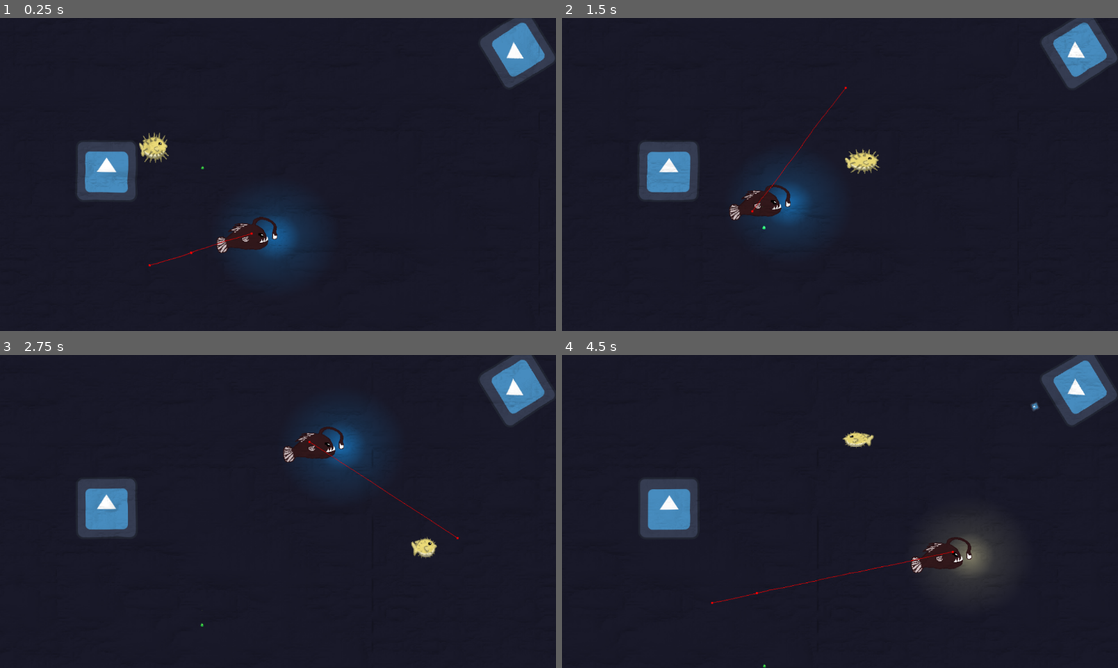
Above: before the commit, frames 1-4 (two rows, left to right).
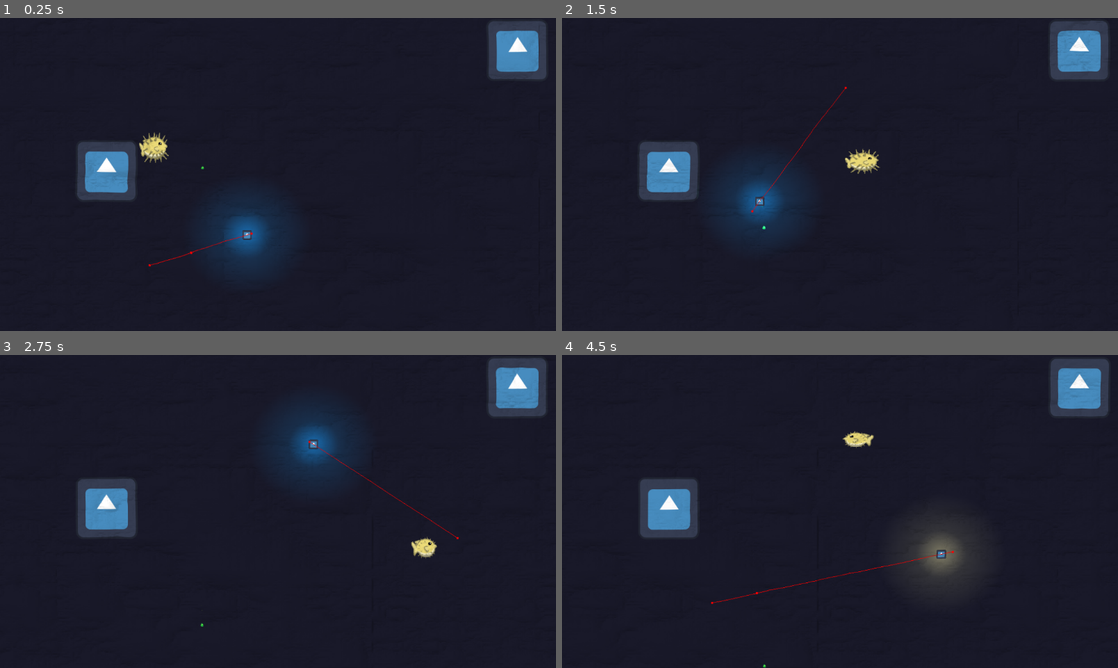
Above: after the commit, the same moments.

Repository: Chestrade/pixel-jam-2024
Game: Godot game, scene res://Scenes/Test Levels/AnglerFish Gym.tscn
The game is run twice, just before and just after one commit, with the same random seed, the same clock (stepped at 60 frames per second) and the same inputs. The engine's default icon, where the game draws it, is replaced by a stand-in: a white triangle on a blue panel in a dark square.
Inputs:
- Up to frame 1 (0.25 s): no input
- Up to frame 2 (1.5 s): hold Right (swim_right) 0.53-1.28 s; hold Space (inflate) 0.53-1.28 s; hold Down (swim_down) from 1.28 s (still down); tap Shift (dash) at 1.35 s
- Up to frame 3 (2.75 s): tap Space (inflate) at 1.55 s; release Down (swim_down) at 2.03 s; hold Right (swim_right) from 2.03 s (still down); hold Space (inflate) from 2.03 s (still down)
- Up to frame 4 (4.5 s): release Right (swim_right) at 2.78 s; release Space (inflate) at 2.78 s; hold W (swim_up) 2.78-3.53 s; tap J at 2.85 s; tap Space (inflate) at 3.05 s; hold Space (inflate) 3.53-4.28 s; hold Left (swim_left) from 3.53 s (still down); tap Shift (dash) at 4.35 s

The runs differ from the first frame. In frame 1, 2.6% of the frame differs, in the area x 37-100%, y 0-77%; in frame 2, 2.6%, in the area x 28-100%, y 0-67%; in frame 3, 2.6%; in frame 4, 2.3%.

Commit message:
Fixed bugs - Player can't pickup trash - Anglerfish not following player Added player trash drop function

Diff:
--- a/Characters/angler_fish.tscn
+++ b/Characters/angler_fish.tscn
@@ -1,15 +1,15 @@
 [gd_scene load_steps=9 format=3 uid="uid://cj1nptspt5q4w"]
 
 [ext_resource type="Script" path="res://Scripts/angler_fish.gd" id="1_kr2uu"]
-[ext_resource type="Texture2D" uid="uid://cu6xow2dlc7jf" path="res://Art/anglerfish.png" id="2_k8vfb"]
+[ext_resource type="Texture2D" uid="uid://d0egbrasmuxvw" path="res://icon.svg" id="1_r77o7"]
 
-[sub_resource type="CapsuleShape2D" id="CapsuleShape2D_72r7d"]
-radius = 27.7574
-height = 67.5414
+[sub_resource type="CircleShape2D" id="CircleShape2D_oq4ku"]
 
-[sub_resource type="CapsuleShape2D" id="CapsuleShape2D_ykj82"]
-radius = 3.9829
-height = 12.1334
+[sub_resource type="CircleShape2D" id="CircleShape2D_xillh"]
+radius = 30.0167
+
+[sub_resource type="CircleShape2D" id="CircleShape2D_igk2u"]
+radius = 106.019
 
 [sub_resource type="Gradient" id="Gradient_gpshb"]
 offsets = PackedFloat32Array(0, 0.387755, 1)
@@ -22,13 +22,11 @@
 fill_from = Vector2(0.5, 0.5)
 fill_to = Vector2(1, 0.5)
 
-[sub_resource type="CircleShape2D" id="CircleShape2D_xillh"]
-radius = 127.865
-
-[sub_resource type="CircleShape2D" id="CircleShape2D_igk2u"]
-radius = 189.108
+[sub_resource type="CircleShape2D" id="CircleShape2D_a1d40"]
+radius = 17.0
 
 [node name="Angler Fish" type="CharacterBody2D" node_paths=PackedStringArray("nav_agent", "markers")]
+collision_layer = 4
 collision_mask = 7
 motion_mode = 1
 script = ExtResource("1_kr2uu")
@@ -38,13 +36,11 @@
 
 [node name="Sprite" type="Sprite2D" parent="."]
 light_mask = 0
-texture = ExtResource("2_k8vfb")
+scale = Vector2(0.151858, 0.151858)
+texture = ExtResource("1_r77o7")
 
 [node name="CollisionShape2D" type="CollisionShape2D" parent="."]
-position = Vector2(4.09476, 5.03968)
-rotation = 1.5708
-shape = SubResource("CapsuleShape2D_72r7d")
-debug_color = Color(0.556709, 0.226465, 0.229086, 0.42)
+shape = SubResource("CircleShape2D_oq4ku")
 
 [node name="AnglerFishAnimationPlayer" type="AnimationPlayer" parent="."]
 
@@ -57,20 +53,29 @@
 wait_time = 0.1
 autostart = true
 
-[node name="Trash Pickup" type="Node2D" parent="."]
+[node name="Agro Range" type="Node2D" parent="."]
 
-[node name="Trash Pickup Area" type="Area2D" parent="Trash Pickup"]
+[node name="AgroRange" type="Area2D" parent="Agro Range"]
+collision_layer = 4
+collision_mask = 2
 
-[node name="CollisionShape2D" type="CollisionShape2D" parent="Trash Pickup/Trash Pickup Area"]
-position = Vector2(0, 1)
-rotation = 1.5708
-shape = SubResource("CapsuleShape2D_ykj82")
-debug_color = Color(0, 0.643137, 0, 0.419608)
+[node name="CollisionShape2D" type="CollisionShape2D" parent="Agro Range/AgroRange"]
+shape = SubResource("CircleShape2D_xillh")
+debug_color = Color(1, 0.00518643, 0.0615661, 0.42)
+
+[node name="DeAgro Range" type="Area2D" parent="Agro Range"]
+scale = Vector2(1.02113, 1.07926)
+collision_layer = 4
+collision_mask = 2
+
+[node name="CollisionShape2D" type="CollisionShape2D" parent="Agro Range/DeAgro Range"]
+visible = false
+shape = SubResource("CircleShape2D_igk2u")
+debug_color = Color(0.511034, 0.608367, 1, 0.42)
 
 [node name="Light" type="Node2D" parent="."]
 
 [node name="HeadLight" type="PointLight2D" parent="Light"]
-position = Vector2(58.0574, 4.22655)
 scale = Vector2(4.30062, 4.0345)
 energy = 8.0
 shadow_enabled = true
@@ -79,29 +84,17 @@
 [node name="LightTimer" type="Timer" parent="Light"]
 wait_time = 0.1
 
-[node name="Agro Range" type="Node2D" parent="."]
+[node name="Trash Pickup" type="Node2D" parent="."]
 
-[node name="AgroRange" type="Area2D" parent="Agro Range"]
-collision_layer = 0
-collision_mask = 2
+[node name="Trash Pickup Area" type="Area2D" parent="Trash Pickup"]
+collision_layer = 4
 
-[node name="CollisionShape2D" type="CollisionShape2D" parent="Agro Range/AgroRange"]
-position = Vector2(58.141, 4.23253)
-shape = SubResource("CircleShape2D_xillh")
-debug_color = Color(1, 0.00518643, 0.0615661, 0.42)
-
-[node name="DeAgro Range" type="Area2D" parent="Agro Range"]
-scale = Vector2(1.02113, 1.07926)
-collision_layer = 0
-collision_mask = 2
-
-[node name="CollisionShape2D" type="CollisionShape2D" parent="Agro Range/DeAgro Range"]
-position = Vector2(57.7097, 3.52738)
-shape = SubResource("CircleShape2D_igk2u")
-debug_color = Color(0.511034, 0.608367, 1, 0.42)
+[node name="CollisionShape2D" type="CollisionShape2D" parent="Trash Pickup/Trash Pickup Area"]
+shape = SubResource("CircleShape2D_a1d40")
+debug_color = Color(0, 0.643137, 0, 0.419608)
 
 [connection signal="timeout" from="Navigation/Timer" to="." method="_on_timer_timeout"]
-[connection signal="area_entered" from="Trash Pickup/Trash Pickup Area" to="." method="_on_trash_pickup_area_area_entered"]
-[connection signal="timeout" from="Light/LightTimer" to="." method="_on_light_timer_timeout"]
 [connection signal="area_entered" from="Agro Range/AgroRange" to="." method="_on_area_2d_area_entered"]
 [connection signal="area_exited" from="Agro Range/DeAgro Range" to="." method="_on_area_2d_area_exited"]
+[connection signal="timeout" from="Light/LightTimer" to="." method="_on_light_timer_timeout"]
+[connection signal="area_entered" from="Trash Pickup/Trash Pickup Area" to="." method="_on_trash_pickup_area_area_entered"]
--- a/Characters/player_blowfish.tscn
+++ b/Characters/player_blowfish.tscn
@@ -58,6 +58,7 @@
 one_shot = true
 
 [node name="Trash Pickup Area" type="Area2D" parent="." groups=["Player"]]
+collision_layer = 3
 
 [node name="CollisionShape2D" type="CollisionShape2D" parent="Trash Pickup Area"]
 shape = SubResource("CapsuleShape2D_qkwqg")
--- a/Environement/trash_01.tscn
+++ b/Environement/trash_01.tscn
@@ -90,4 +90,4 @@
 [node name="AudioStreamPlayer2D" type="AudioStreamPlayer2D" parent="."]
 stream = ExtResource("3_b1e34")
 
-[connection signal="body_entered" from="Pickup Area" to="." method="_on_pickup_area_body_entered"]
+[connection signal="area_entered" from="Pickup Area" to="." method="_on_pickup_area_area_entered"]
--- a/Scenes/Test Levels/AnglerFish Gym.tscn
+++ b/Scenes/Test Levels/AnglerFish Gym.tscn
@@ -91,11 +91,11 @@
 [node name="trash_01" parent="." instance=ExtResource("4_v6sld")]
 position = Vector2(417, 289)
 
-[node name="Wall Plant" parent="." node_paths=PackedStringArray("main", "defaultLookAtPosition") instance=ExtResource("6_mai7c")]
+[node name="Wall Plant" parent="." instance=ExtResource("6_mai7c")]
 position = Vector2(1070, 69)
-main = NodePath("..")
-defaultLookAtPosition = NodePath("../Plant Look at position")
 
 [node name="Plant Look at position" type="Marker2D" parent="."]
 position = Vector2(923, 159)
 gizmo_extents = 129.2
+
+[connection signal="on_spikes_retracted" from="Player" to="trash_01" method="_on_player_on_spikes_retracted"]
--- a/Scripts/angler_fish.gd
+++ b/Scripts/angler_fish.gd
@@ -118,12 +118,13 @@
 	elif currentState == STATE.WANDERING:
 		nav_agent.target_position = markers[currentMarkerIndex].global_position
 
-# Signals
+## Signals
 
 func _on_timer_timeout() -> void:
 	recalc_path()
 
 func _on_area_2d_area_entered(area: Area2D) -> void:
+	print("ya")
 	SetState(STATE.CHASE)
 	target_node = area.owner
 
--- a/Scripts/player_blowfish.gd
+++ b/Scripts/player_blowfish.gd
@@ -1,7 +1,7 @@
 extends CharacterBody2D
 
 
-signal on_trash_dropped
+signal on_spikes_retracted
 
 @export var SWIM_SPEED: float = 300.0
 @export var DASH_SPEED: float = 1000.0
@@ -11,7 +11,6 @@
 var screen_size
 var direction: Vector2
 var is_move_input_received: bool = true
-var is_trash_on_spikes: bool = false
 var is_sinking: bool = false
 var gravity: float = ProjectSettings.get_setting("physics/2d/default_gravity")
 
@@ -87,13 +86,11 @@
 		$AnimatedSprite2D.animation = "chonked"
 		$InflationCooldown.start()
 		chonkiness = 0.5
-		is_trash_on_spikes = true
 	elif Input.is_action_pressed("inflate") and $InflationCooldown.is_stopped():
 		$AnimatedSprite2D.animation = "default"
 		$InflationCooldown.start()
 		chonkiness = 1
-		is_trash_on_spikes = true
-		on_trash_dropped.emit()
+		on_spikes_retracted.emit()
 
 func _on_sink_timer_timeout() -> void:
 	is_sinking = true
--- a/Scripts/trash_item.gd
+++ b/Scripts/trash_item.gd
@@ -14,7 +14,7 @@
 	screen_size = get_viewport_rect().size
 
 func _process(delta) -> void:
-	if is_trash_on_spikes:
+	if is_trash_on_spikes and area_parent.is_in_group("Player"):
 		# Ensure that trash flips when player is flipped
 		if area_parent_anim.is_flipped_h():
 			position = area_parent.position + relative_position
@@ -28,8 +28,9 @@
 	position = position.clamp(Vector2.ZERO, screen_size)
 
 func _on_pickup_area_area_entered(area: Area2D) -> void:
-	area_parent = area.get_parent()
-	area_parent_anim = get_node(str(area_parent.get_path()) + "/AnimatedSprite2D")
+	if area.is_in_group("Player"):
+		area_parent = area.get_parent()
+		area_parent_anim = get_node(str(area_parent.get_path()) + "/AnimatedSprite2D")
 
 	# If trash collided with player
 	if area.is_in_group("Player") and area_parent_anim.animation == "chonked" \
@@ -38,3 +39,6 @@
 		is_trash_on_spikes = true
 
 		relative_position = position - area_parent.position
+
+func _on_player_on_spikes_retracted() -> void:
+	is_trash_on_spikes = false
Not shown: 1 places in Scenes/Test Levels/AnglerFish Gym.tscn that only renumber resources
